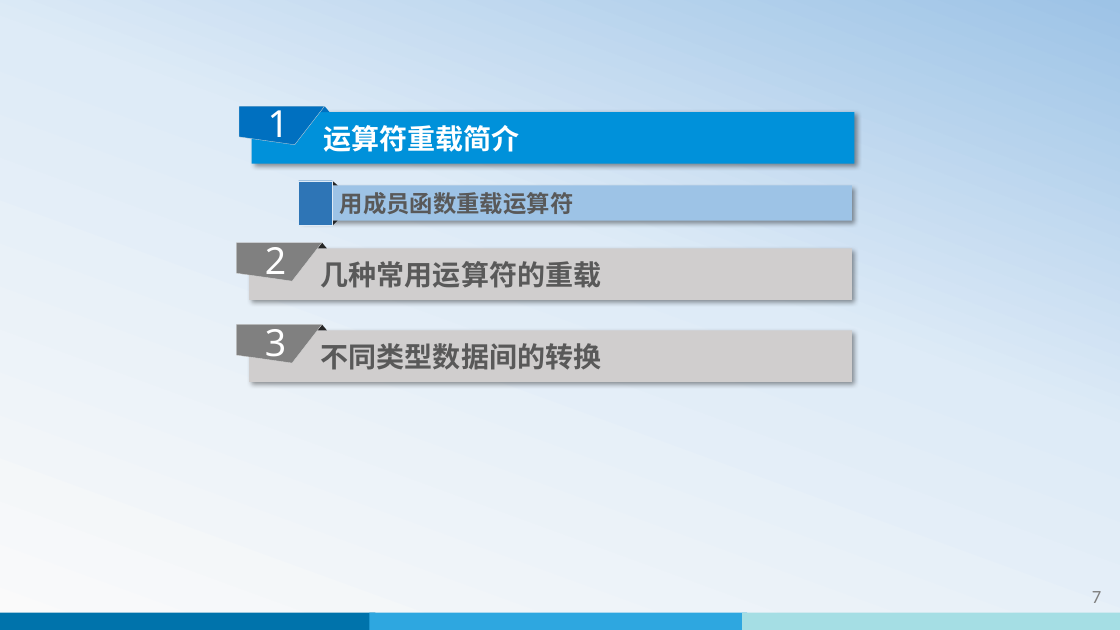
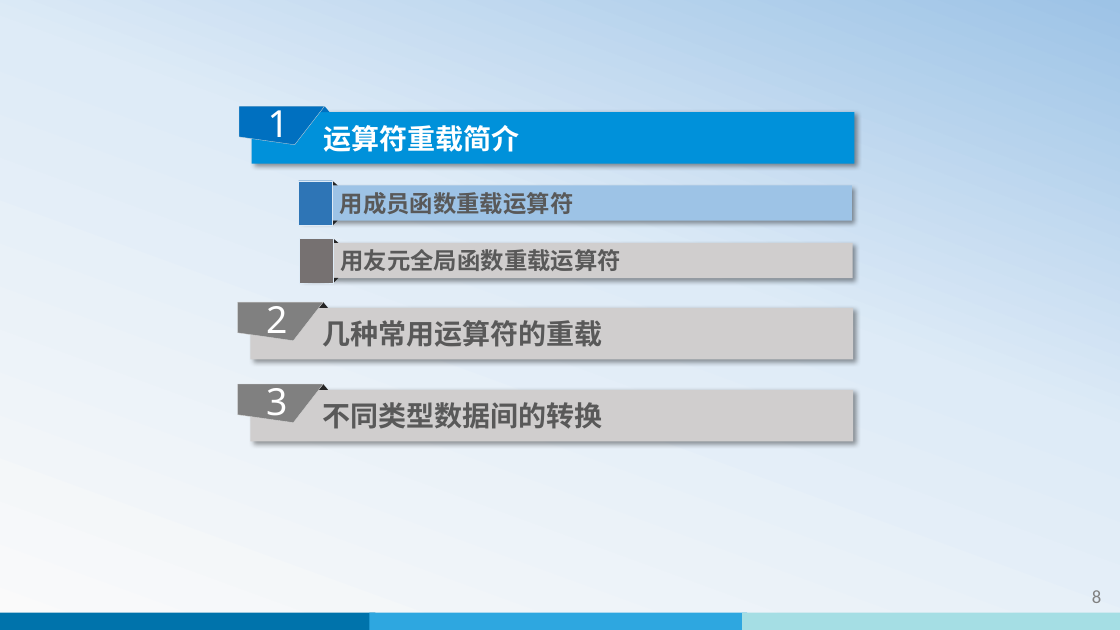
Before and after one commit to WeiMuYang/course-for-class, a slide deck: slide 9 of 16-object-oriented-programming-Cpp/01-oop-cpp-ppt/14-运算符重载.pptx (slide 8 before the commit). Drawn at 1120x630 pixels with LibreOffice and Linux fonts; fonts in the diff are those of the drawing. Boxes give left, top, right and bottom in pixels: in the first picture for what was removed or moved away, otherwise in the second. Text is boxed around its words. In the diff, an @@ line names an element or a change of style, - is before the commit and + after.

Commit message:
更新14-运算符重载

```diff
--- a/16-object-oriented-programming-Cpp/01-oop-cpp-ppt/14-运算符重载.pptx
+++ b/16-object-oriented-programming-Cpp/01-oop-cpp-ppt/14-运算符重载.pptx
@@ group added at (299,239,852,283): 2 rectangles, 2 triangles @@
+用友元全局函数重载运算符
@@ 2 rectangles, 2 freeform shapes, 2 triangles: place and size @@
-2 rectangles, 2 freeform shapes, 2 triangles at (236,243,851,381)
+2 rectangles, 2 freeform shapes, 2 triangles at (238,302,853,441)
@@ page number at (1092,590,1101,603): text changed @@
-7
+8
```
Also in this commit, not shown: 17 other slides changed, 28 slides added, 1 slide removed.
